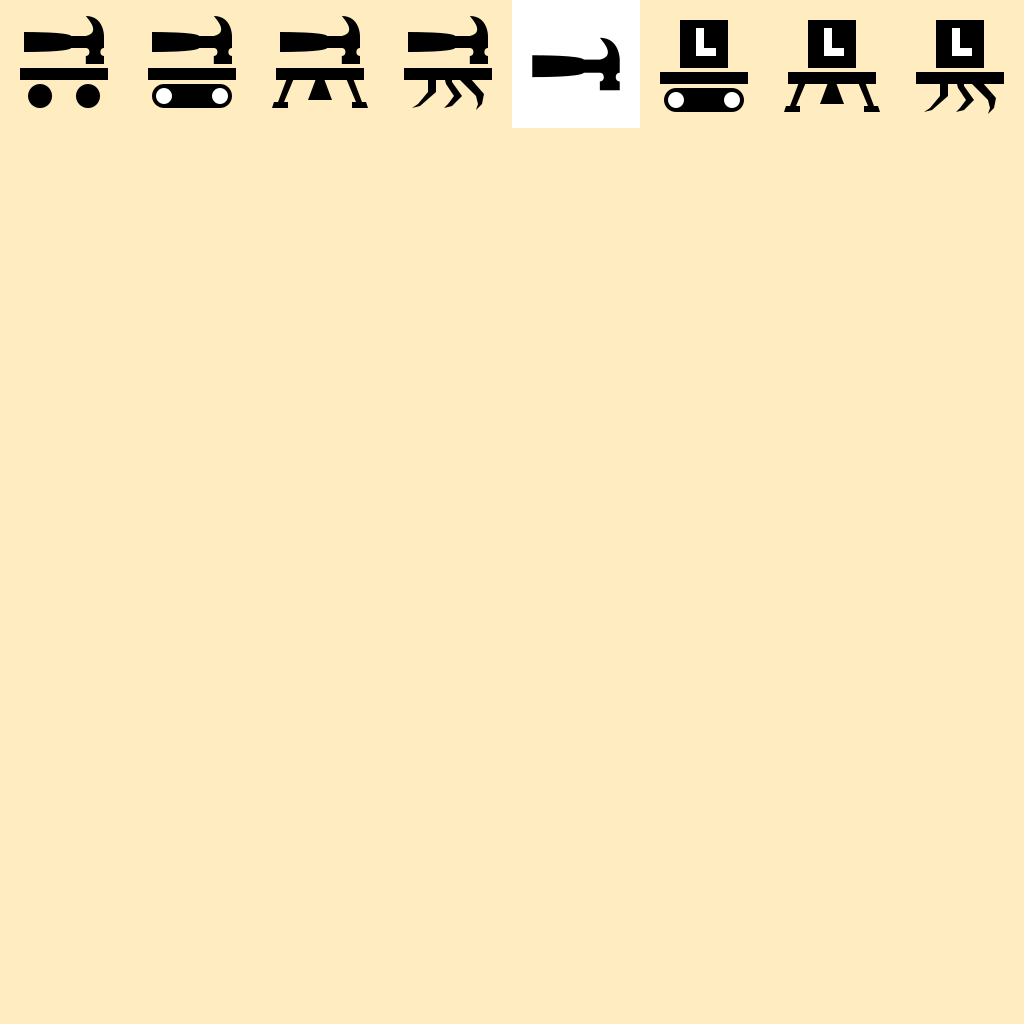
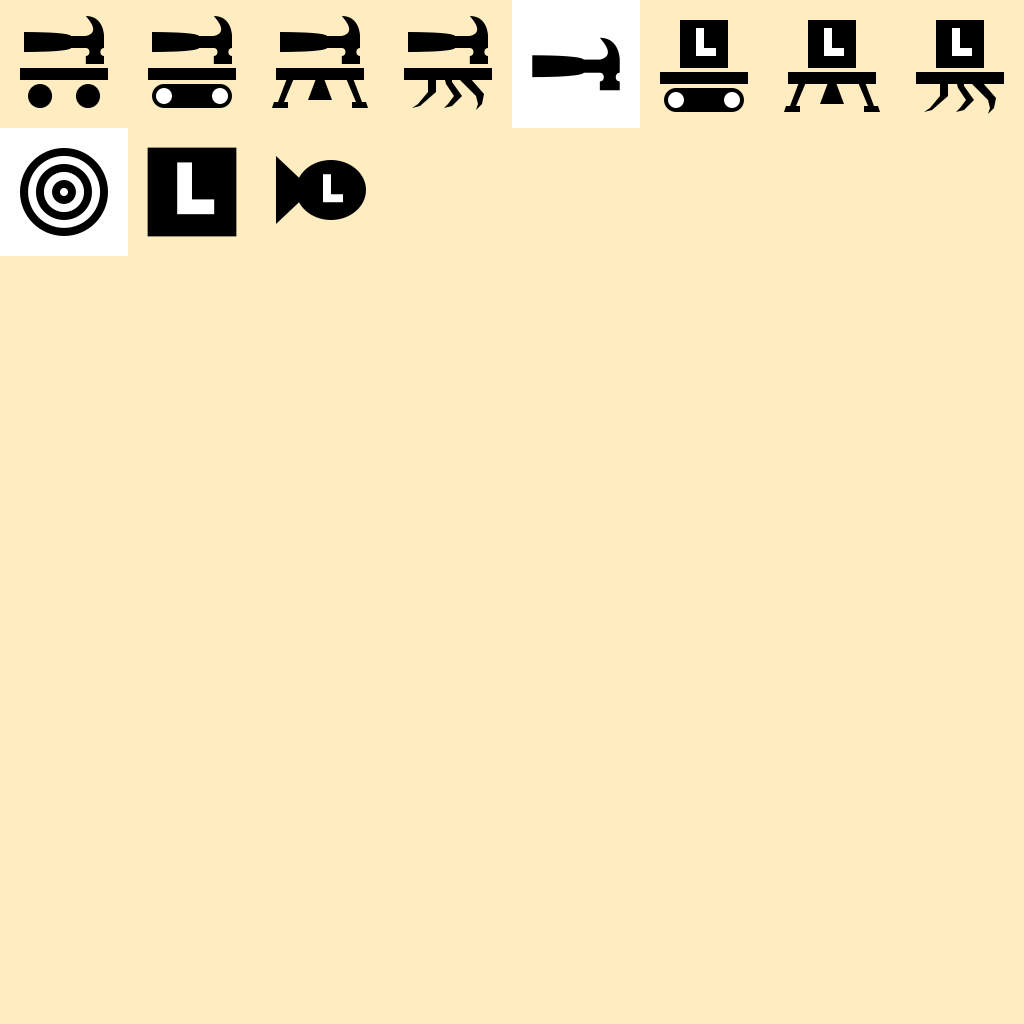
Layer changes from the first 1024px x 1024px image to the second:
added layer "button4-11-src_vector.png" above "button4-10-src_vector.png" over [276, 156, 366, 224]
added layer "button4-10-src_vector.png" above "Target-research-icon" over [147, 147, 237, 237]
added layer "Target-research-icon" above "Trainer-Icons" over [0, 128, 128, 256]
